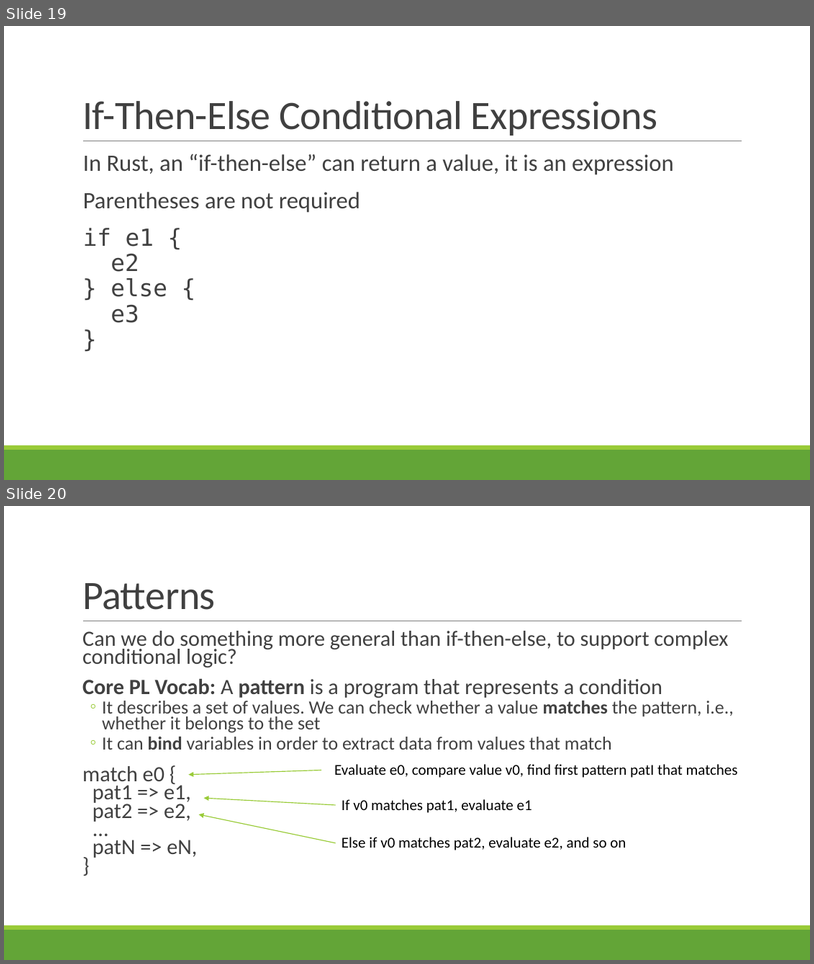
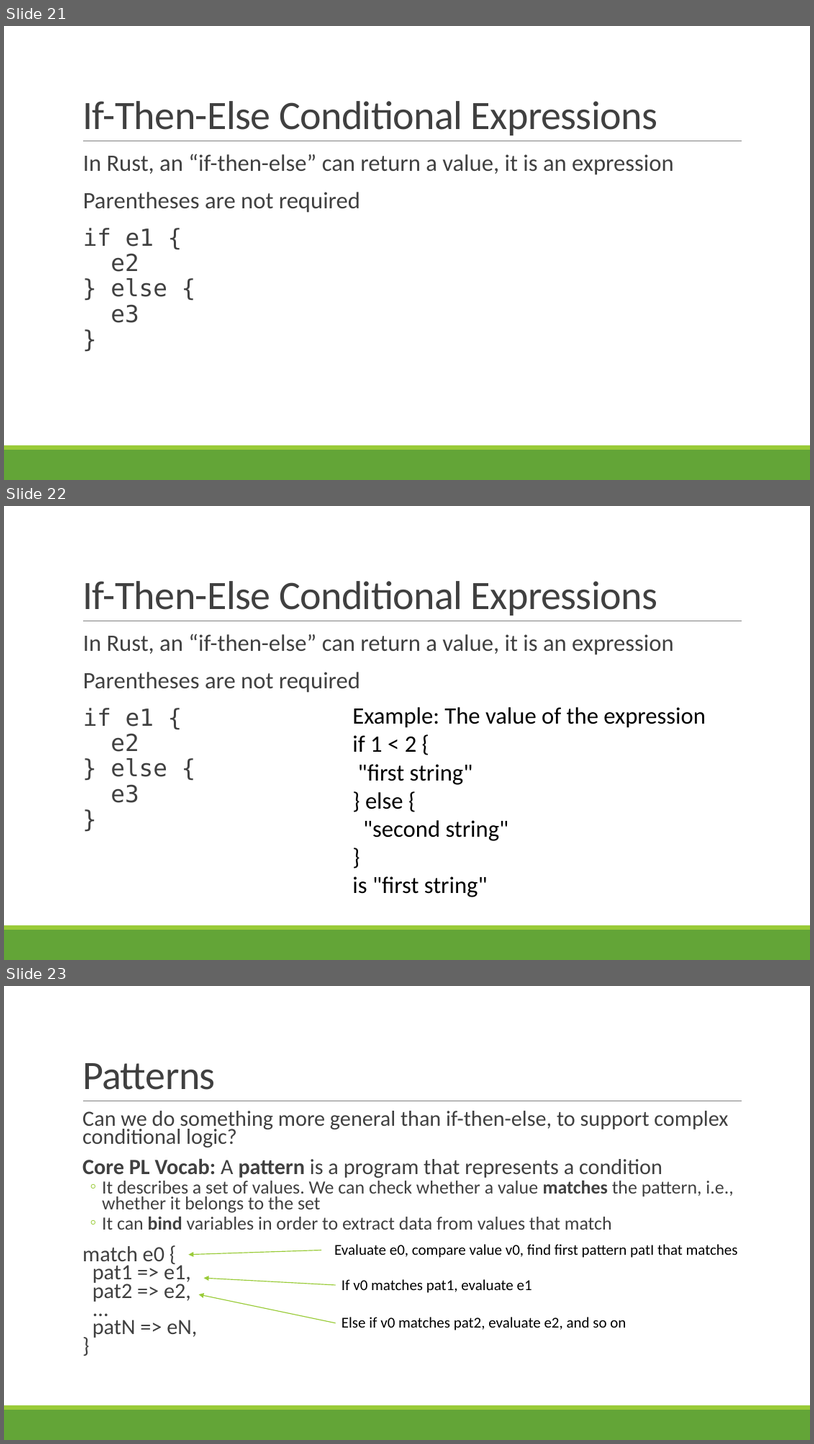
Before and after one commit to rbohrer/pl-course, a slide deck: LectureSlides/02Rust.pptx. Shown one above the other, each under a label of ours: slides 19 and 20 before the commit, slides 21, 22 and 23 after it. The pictures are 814x964 and 814x1444 pixels, drawn with LibreOffice and Linux fonts; fonts in the diff are those of the drawing. Boxes give left, top, right and bottom in pixels: in the first picture for what was removed or moved away, otherwise in the second. Text is boxed around its words. In the diff, an @@ line names an element or a change of style, - is before the commit and + after.

Commit message:
Added a bit of examples to lecture 2

```diff
--- a/LectureSlides/02Rust.pptx
+++ b/LectureSlides/02Rust.pptx
@@ slide 22 added at <box>4,506,810,960</box>, background #FFFFFF; not listed: 3 template elements that a slide beside it also shows @@
@@ title added at <box>82,581,658,615</box>, 48 pt, text #404040 @@
+If-Then-Else Conditional Expressions
@@ text added at <box>83,633,674,803</box>, 28 pt, text #404040 @@
+  In Rust, an “if-then-else” can return a value, it is an expression
+  Parentheses are not required
+  if e1 {
+  e2
+  } else {
+  e3
+  }
@@ text added at <box>352,707,706,897</box>, 28 pt, text #000000 @@
+Example: The value of the expression
+if 1 < 2 {
+"first string"
+} else {
+"second string"
+}
+is "first string"
@@ what was slide 19 is now slide 21 @@
@@ what was slide 20 is now slide 23 @@
```
Also in this commit, not shown: 3 slides changed, 4 other slides added.
